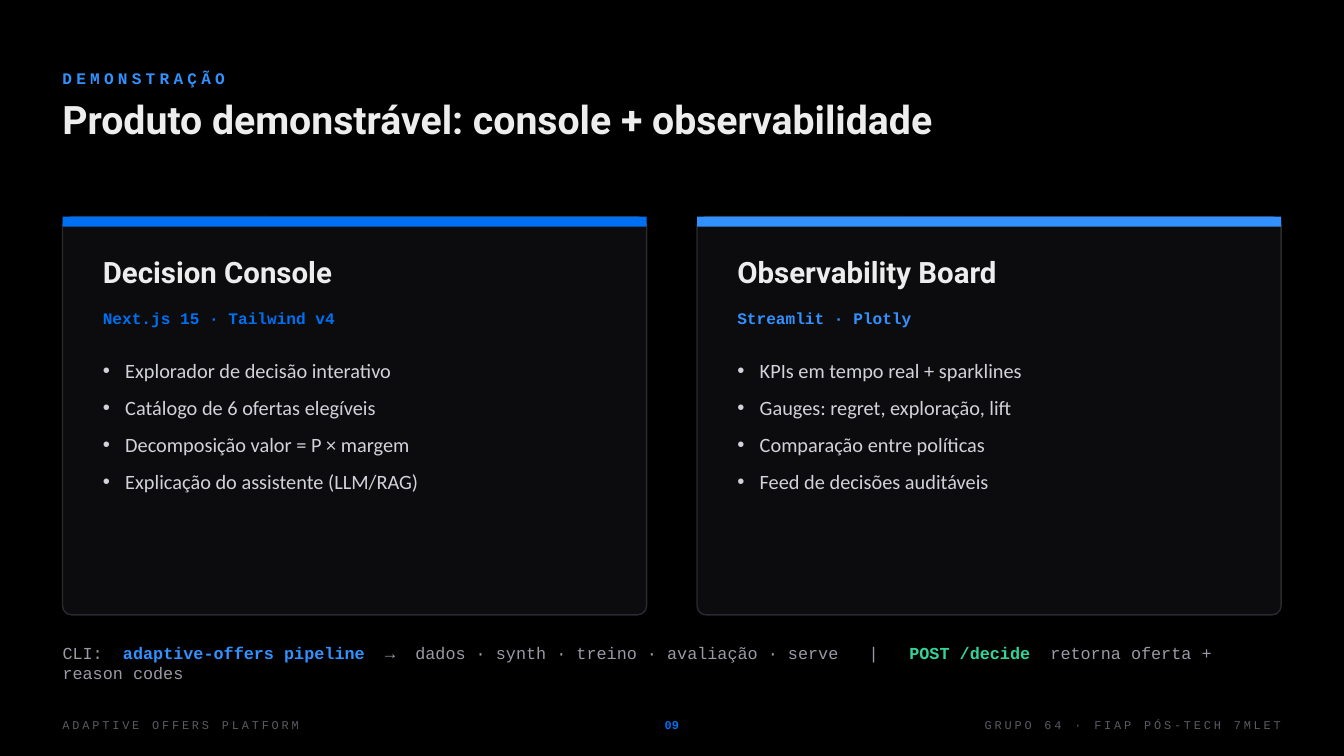
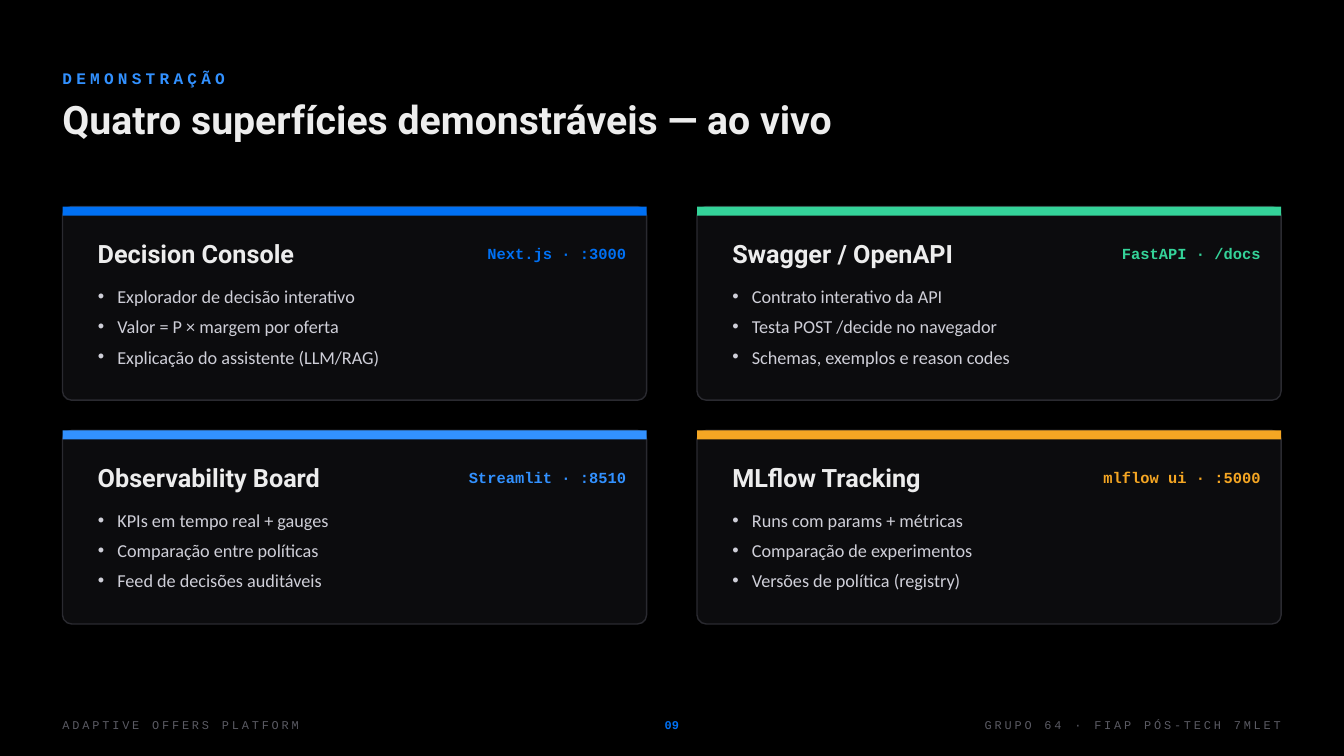
Before and after one commit to dionebraga/datathon-7mlet-grupo-64, a slide deck: slide 9 of docs/Adaptive-Offers-Pitch-Grupo64.pptx. Drawn at 1344x756 pixels with LibreOffice and Linux fonts; fonts in the diff are those of the drawing. Boxes give left, top, right and bottom in pixels: in the first picture for what was removed or moved away, otherwise in the second. Text is boxed around its words. In the diff, an @@ line names an element or a change of style, - is before the commit and + after.

```diff
--- a/docs/Adaptive-Offers-Pitch-Grupo64.pptx
+++ b/docs/Adaptive-Offers-Pitch-Grupo64.pptx
@@ text at <box>62,104,832,142</box>: text changed @@
-Produto demonstrável: console + observabilidade
+Quatro superfícies demonstráveis — ao vivo
@@ rectangle: place and size @@
-rectangle at <box>63,217,646,227</box>
+rectangle at <box>63,207,646,216</box>
@@ rounded rectangle added at <box>63,207,646,400</box>, fill #0C0C0E, outline #2A2A30 1 pt @@
@@ rectangle: place and size @@
-rectangle at <box>698,217,1281,227</box>
+rectangle at <box>698,207,1281,216</box>
@@ rectangle at <box>698,207,1281,216</box>: fill #3291FF to #34D399 @@
@@ rounded rectangle added at <box>698,207,1281,400</box>, fill #0C0C0E, outline #2A2A30 1 pt @@
@@ text "Decision Console": place and size @@
-text "Decision Console" at <box>103,261,332,284</box>
+text "Decision Console" at <box>98,244,294,264</box>
@@ text "Decision Console" at <box>98,244,294,264</box>: size 21 to 18 pt @@
@@ text added at <box>487,248,626,262</box>, 11 pt, text #0070F3, bold @@
+Next.js · :3000
@@ text added at <box>732,245,953,269</box>, 18 pt, text #EDEDED, bold @@
+Swagger / OpenAPI
@@ text added at <box>1122,248,1260,259</box>, 11 pt, text #34D399, bold @@
+FastAPI · /docs
@@ text "Explorador de decisão interativo": place and size @@
-text "Explorador de decisão interativo" at <box>125,364,418,493</box>
+text "Explorador de decisão interativo" at <box>117,290,380,367</box>
@@ text at <box>117,290,380,367</box>: size 14.5 to 13 pt, text colour #D2D2DA to #CFCFD8 in "Explorador de decisão interativo", "Explicação do assistente (LLM/RAG)"; indent changed; less space between paragraphs @@
@@ text added at <box>752,290,1010,367</box>, 13 pt, text #CFCFD8 @@
+• Contrato interativo da API
+• Testa POST /decide no navegador
+• Schemas, exemplos e reason codes
@@ text removed at <box>103,312,334,328</box> @@
-Next.js 15 · Tailwind v4
@@ text at <box>117,320,339,336</box>: text changed; size 14.5 to 13 pt; text colour #D2D2DA to #CFCFD8 @@
-• Catálogo de 6 ofertas elegíveis
-• Decomposição valor = P × margem
+• Valor = P × margem por oferta
@@ text removed at <box>737,312,911,328</box> @@
-Streamlit · Plotly
@@ rounded rectangle: place and size @@
-rounded rectangle at <box>63,217,646,615</box>
+rounded rectangle at <box>63,431,646,624</box>
@@ rounded rectangle at <box>63,431,646,624</box>: proportions changed @@
@@ rectangle added at <box>63,431,646,440</box>, fill #3291FF @@
@@ rounded rectangle at <box>698,431,1281,624</box>: proportions changed @@
@@ rounded rectangle: place and size @@
-rounded rectangle at <box>698,217,1281,615</box>
+rounded rectangle at <box>698,431,1281,624</box>
@@ rectangle added at <box>698,431,1281,440</box>, fill #F5A623 @@
@@ text "Observability Board" at <box>98,468,320,493</box>: size 21 to 18 pt @@
@@ text "Observability Board": place and size @@
-text "Observability Board" at <box>737,261,996,290</box>
+text "Observability Board" at <box>98,468,320,493</box>
@@ text added at <box>469,472,626,483</box>, 11 pt, text #3291FF, bold @@
+Streamlit · :8510
@@ text added at <box>732,468,921,493</box>, 18 pt, text #EDEDED, bold @@
+MLflow Tracking
@@ text added at <box>1103,472,1260,483</box>, 11 pt, text #F5A623, bold @@
+mlflow ui · :5000
@@ text "KPIs em tempo real + ...": place and size @@
-text "KPIs em tempo real + ..." at <box>760,364,1022,489</box>
+text "KPIs em tempo real + ..." at <box>117,514,328,587</box>
@@ text at <box>117,514,328,530</box>: text changed; size 14.5 to 13 pt; text colour #D2D2DA to #CFCFD8 @@
-• KPIs em tempo real + sparklines
-• Gauges: regret, exploração, lift
+• KPIs em tempo real + gauges
@@ text added at <box>752,514,972,590</box>, 13 pt, text #CFCFD8 @@
+• Runs com params + métricas
+• Comparação de experimentos
+• Versões de política (registry)
@@ text at <box>117,544,322,587</box>: size 14.5 to 13 pt, text colour #D2D2DA to #CFCFD8 in "Comparação entre políticas", "Feed de decisões auditáveis"; indent changed; less space between paragraphs @@
@@ text removed at <box>63,646,1191,663</box> @@
-CLI: adaptive-offers pipeline → dados · synth · treino · avaliação · serve | POST /decide retorna oferta + reason codes
```
Also in this commit, not shown: 1 other slide changed.
